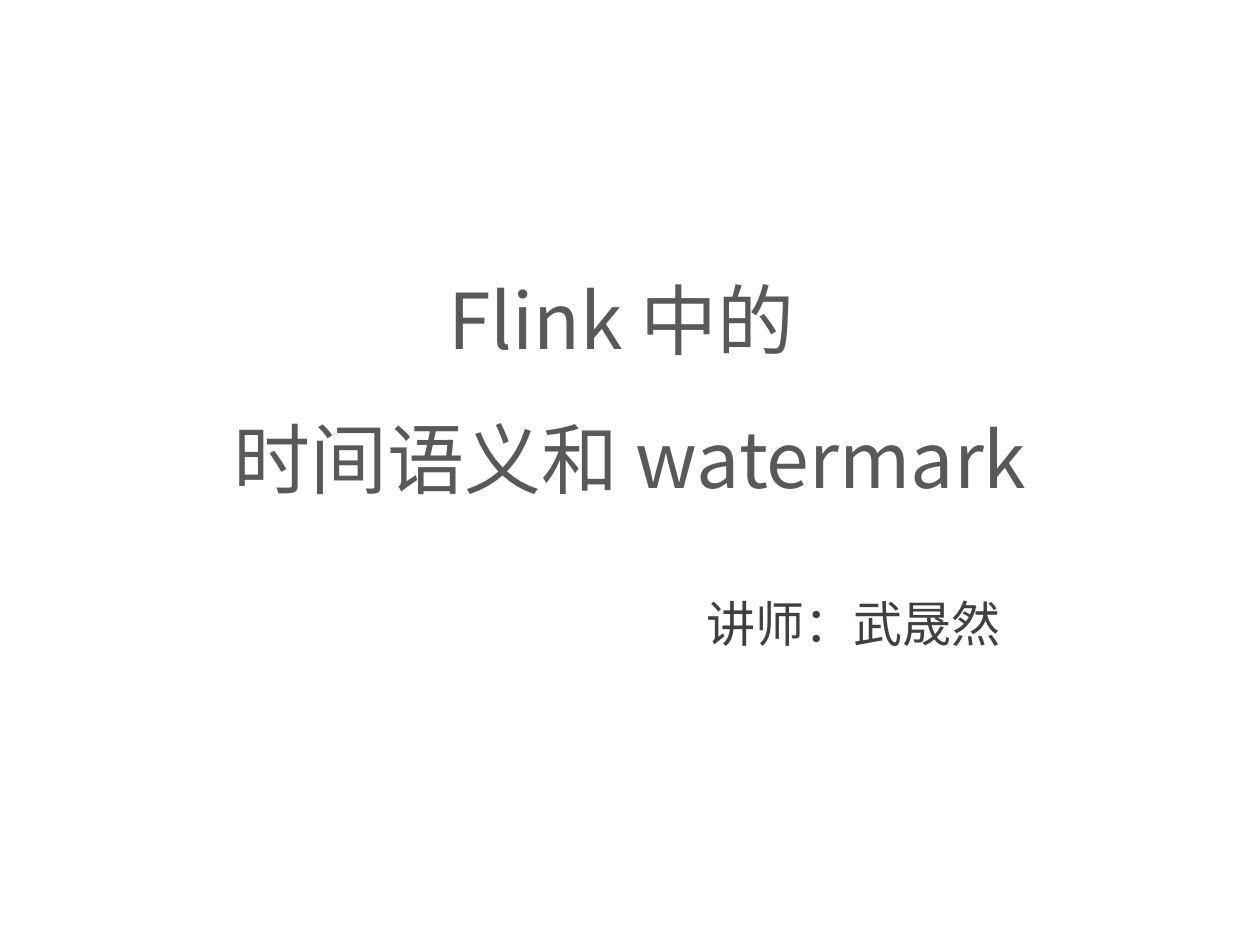
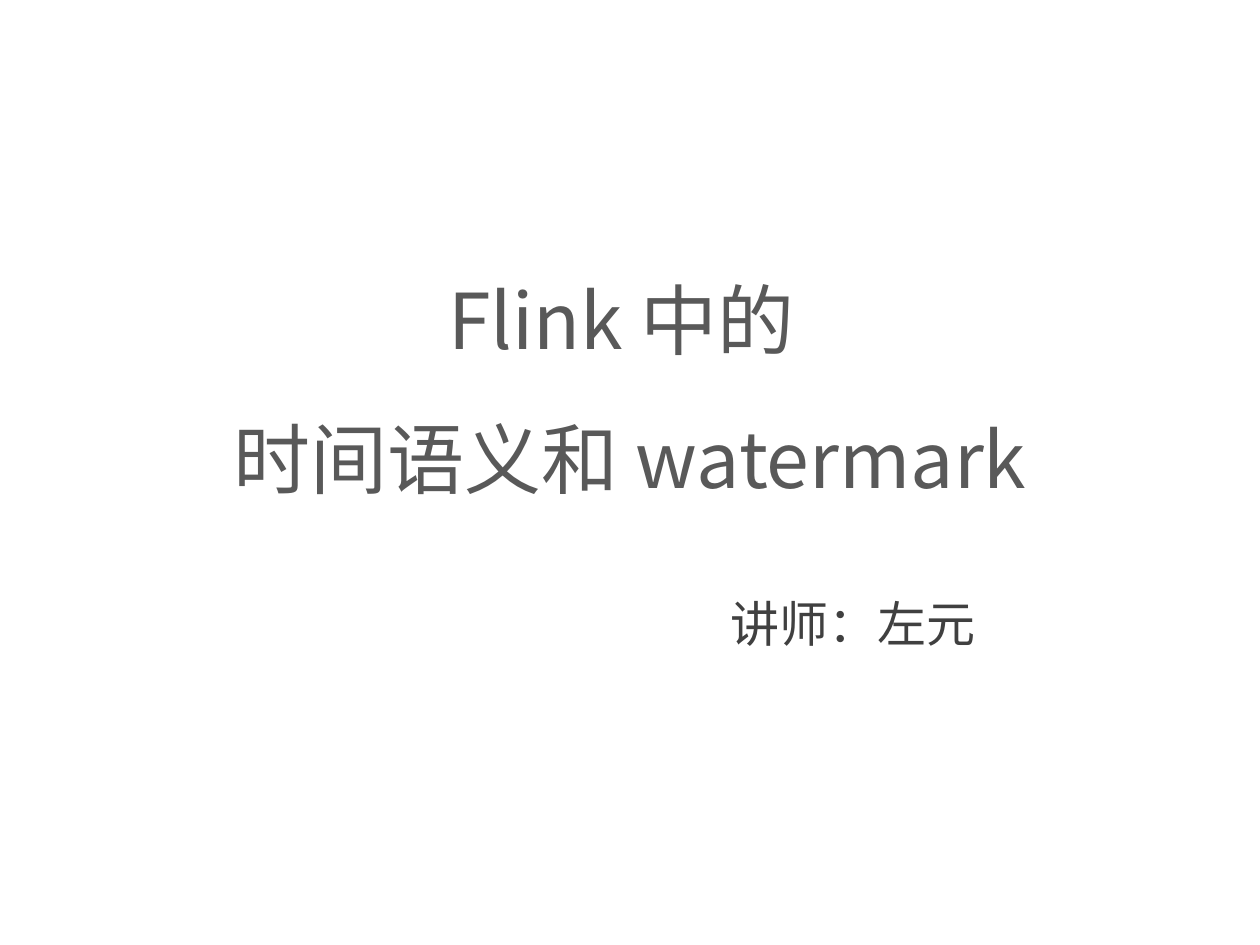
Before and after one commit to confucianzuoyuan/flink-tutorial, a slide deck: slide 1 of slides/4_Flink中的时间语义和watermark.pptx. Drawn at 1260x945 pixels with LibreOffice and Linux fonts; fonts in the diff are those of the drawing; background and template pictures are left out. Boxes give left, top, right and bottom in pixels: in the first picture for what was removed or moved away, otherwise in the second. Text is boxed around its words. In the diff, an @@ line names an element or a change of style, - is before the commit and + after.

```diff
--- a/slides/4_Flink中的时间语义和watermark.pptx
+++ b/slides/4_Flink中的时间语义和watermark.pptx
@@ text at bbox=[731, 600, 976, 646]: text changed @@
-讲师：武晟然
+讲师：左元
```
Also in this commit, not shown: 13 other slides changed, 1 slide added, 3 other files.
